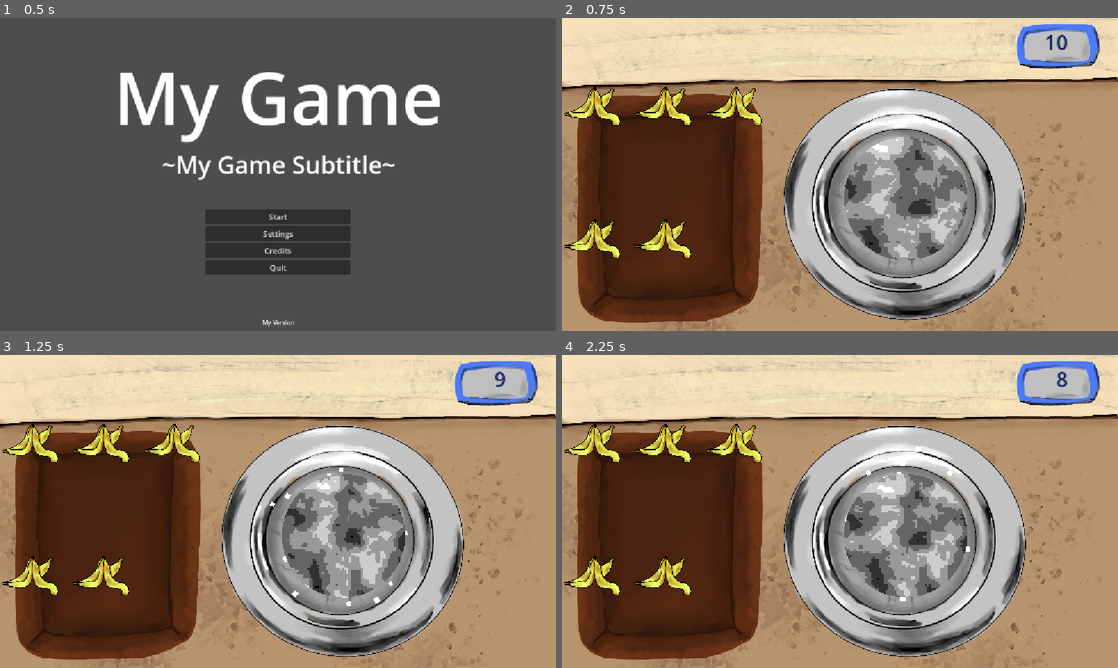
Above: before the commit, frames 1-4 (two rows, left to right).
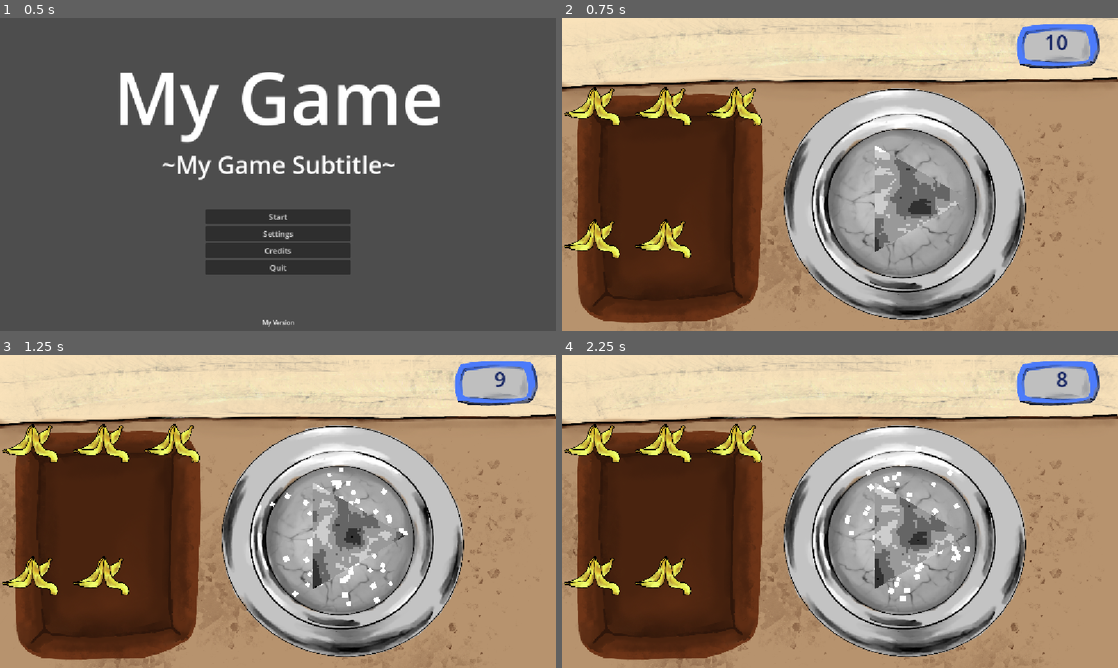
Above: after the commit, the same moments.

Repository: KIT-GameJam/Firework-Craft
Game: Godot game, scene res://gamemanager/gamemanager.tscn
The game is run twice, just before and just after one commit, with the same random seed, the same clock (stepped at 60 frames per second) and the same inputs.
Inputs (mouse positions are in pixels of both pictures, inside the frame that each line leads up to):
- Up to frame 1 (0.5 s): no input
- Up to frame 2 (0.75 s): click "Start" at 0.5 s
- Up to frame 3 (1.25 s): no input
- Up to frame 4 (2.25 s): tap Enter at 1.25 s; move the mouse to (595, 470) at 1.27 s; hold D (move_right) 1.28-2.03 s; click (595, 470) at 1.42 s; move the mouse to (667, 470) at 2.02 s; hold S (move_down) from 2.03 s (still down); click (667, 470) at 2.17 s

Frame 1 is identical in both runs. In frame 2, 2.7% of the frame differs, in the area x 50-73%, y 38-78%; in frame 3, 3.0%; in frame 4, 3.0%.

Commit message:
fix color change in flask

Diff:
--- a/entities/flask/flask.gd
+++ b/entities/flask/flask.gd
@@ -1,17 +1,19 @@
 class_name Flask
 extends TextureRect
-
-@export var particles: FlaskParticles
 
 const MAX_CORNERS = 12
 const MAX_SIZE = 10
 
+@onready var particles: FlaskParticles = $Particles
+@onready var bg := $Background
+
 var current_value := 0
 var product_costs := 0
-var flask_color := 0 # default: white
+var flask_color := 1 # default: white
 var flask_size := 0 # default: small
 var flask_corners := 0 # default: circle
 var ingredients_in_me := false
+var MAX_COLOR = Global.colors.size()
 
 func _gui_input(event):
 	if event is InputEventMouse:
@@ -40,13 +42,13 @@
 func mix_res(res_abstr: AbstractIngredient) -> void:
 	print(res_abstr)
 	var res = res_abstr.resourceData
-	flask_color += res.color_modifier
+	flask_color += clampi(res.color_modifier, 1, MAX_COLOR)
 	flask_size = clampi(flask_size + res.size_modifier, 0, MAX_SIZE)
 	flask_corners = clampi(flask_corners + res.corner_modifier, 0, MAX_CORNERS)
 	_update_particle_effect()
 
 func _update_particle_effect():
 	if is_instance_valid(particles):
-		particles.set_flask_color(flask_color)
+		particles.set_flask_color(Global.colors[flask_color])
 		particles.set_flask_size(flask_size)
 		particles.set_flask_corners(flask_corners)
--- a/entities/flask/flask.tscn
+++ b/entities/flask/flask.tscn
@@ -1,16 +1,29 @@
-[gd_scene load_steps=4 format=3 uid="uid://c03f4e3i006pp"]
+[gd_scene load_steps=6 format=3 uid="uid://c03f4e3i006pp"]
 
 [ext_resource type="Script" uid="uid://dckixa4yd5csh" path="res://entities/flask/flask.gd" id="1_ubm4n"]
 [ext_resource type="Texture2D" uid="uid://bephr0yqnx4o1" path="res://textures/flask.png" id="2_3wnpu"]
 [ext_resource type="PackedScene" uid="uid://mr0nop6jx4b2" path="res://entities/flask/particles.tscn" id="3_wa4fi"]
 
-[node name="Flask" type="TextureRect" node_paths=PackedStringArray("particles")]
+[sub_resource type="Gradient" id="Gradient_wa4fi"]
+offsets = PackedFloat32Array(1)
+colors = PackedColorArray(1, 1, 1, 1)
+
+[sub_resource type="GradientTexture2D" id="GradientTexture2D_e13nc"]
+gradient = SubResource("Gradient_wa4fi")
+
+[node name="Flask" type="TextureRect"]
 clip_children = 1
 texture = ExtResource("2_3wnpu")
 expand_mode = 2
 stretch_mode = 4
 script = ExtResource("1_ubm4n")
-particles = NodePath("Particles")
+
+[node name="Background" type="Sprite2D" parent="."]
+visible = false
+modulate = Color(1, 1, 1, 0.5647059)
+position = Vector2(560.5, 326.50003)
+scale = Vector2(21.328127, 12.359376)
+texture = SubResource("GradientTexture2D_e13nc")
 
 [node name="Particles" parent="." instance=ExtResource("3_wa4fi")]
 layout_mode = 1
@@ -21,12 +34,6 @@
 anchor_bottom = 0.5
 grow_horizontal = 2
 grow_vertical = 2
-flask_corners = 61
-
-[node name="Control" type="Control" parent="."]
-anchors_preset = 0
-offset_right = 40.0
-offset_bottom = 40.0
 
 [connection signal="mouse_entered" from="." to="." method="_mouse_entered"]
 [connection signal="mouse_exited" from="." to="." method="_mouse_exited"]
--- a/entities/flask/particles.tscn
+++ b/entities/flask/particles.tscn
@@ -32,33 +32,6 @@
 [sub_resource type="PlaceholderTexture2D" id="PlaceholderTexture2D_8my8b"]
 size = Vector2(512, 512)
 
-[sub_resource type="Gradient" id="Gradient_boyrj"]
-colors = PackedColorArray(0, 0, 0, 1, 1, 0, 0.016666412, 1)
-
-[sub_resource type="GradientTexture2D" id="GradientTexture2D_pbxtq"]
-gradient = SubResource("Gradient_boyrj")
-
-[sub_resource type="NoiseTexture2D" id="NoiseTexture2D_1mvet"]
-
-[sub_resource type="ShaderMaterial" id="ShaderMaterial_1koxp"]
-shader = ExtResource("3_8ko70")
-shader_parameter/noise_tex = SubResource("NoiseTexture2D_1mvet")
-shader_parameter/noise_tex_size = Vector2(256, 256)
-shader_parameter/color_ramp = SubResource("GradientTexture2D_pbxtq")
-shader_parameter/color_amount = 5
-shader_parameter/color_modulate = Vector3(1, 1, 1)
-shader_parameter/wave_speed = 1.0
-shader_parameter/frequency_x = 10.0
-shader_parameter/frequency_y = 10.0
-shader_parameter/amplitude_x = 0.02
-shader_parameter/amplitude_y = 0.02
-shader_parameter/pixel_amount = 64.0
-
-[sub_resource type="FastNoiseLite" id="FastNoiseLite_qwsad"]
-
-[sub_resource type="NoiseTexture2D" id="NoiseTexture2D_wcey2"]
-noise = SubResource("FastNoiseLite_qwsad")
-
 [node name="Particles" type="Control"]
 layout_mode = 3
 anchors_preset = 0
@@ -83,10 +56,3 @@
 color = Color(0.060000002, 0.40466678, 1, 1)
 texture = SubResource("PlaceholderTexture2D_8my8b")
 script = ExtResource("5_hpbrh")
-
-[node name="Polygon2D" type="Polygon2D" parent="."]
-visible = false
-material = SubResource("ShaderMaterial_1koxp")
-color = Color(0.580832, 0.31022528, 1.92523e-07, 1)
-texture = SubResource("NoiseTexture2D_wcey2")
-polygon = PackedVector2Array(-438, -338, 728, -345, 523, 342, -643, 210)
Not shown: 1 places in entities/flask/particles.tscn that only renumber resources
